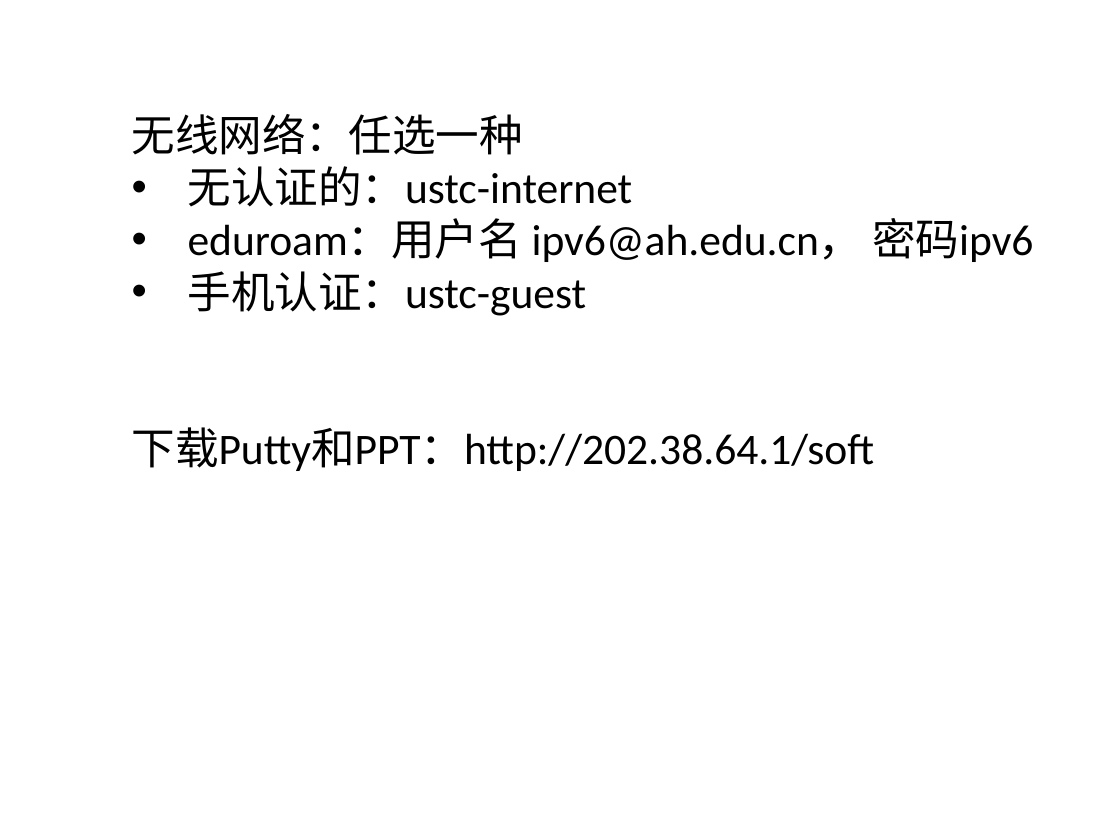
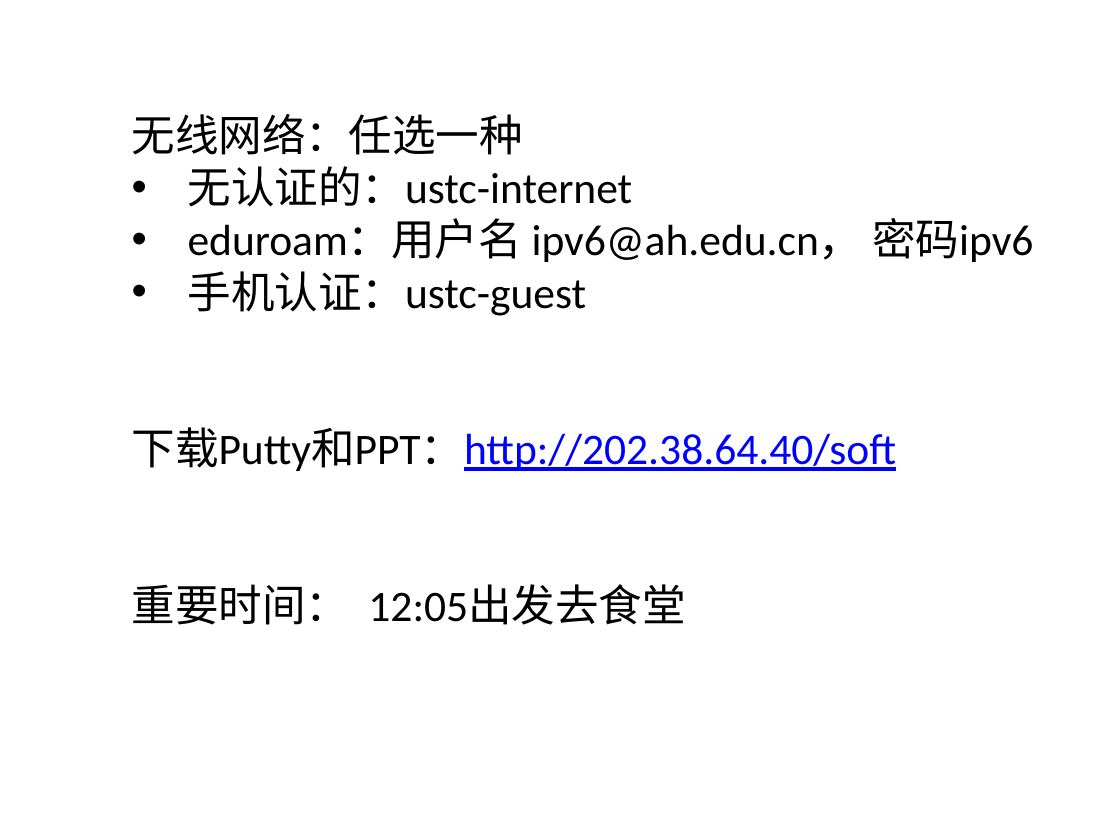
Before and after one commit to bg6cq/network-training, a slide deck: slide 1 of 准备.pptx. Drawn at 1120x840 pixels with LibreOffice and Linux fonts; fonts in the diff are those of the drawing. Boxes give left, top, right and bottom in pixels: in the first picture for what was removed or moved away, otherwise in the second. Text is boxed around its words. In the diff, an @@ line names an element or a change of style, - is before the commit and + after.

Commit message:
ipv6

```diff
--- a/准备.pptx
+++ b/准备.pptx
@@ text at <box>132,427,897,625</box>: text changed @@
-下载Putty和PPT：http://202.38.64.1/soft
+下载Putty和PPT：http://202.38.64.40/soft
+重要时间： 12:05出发去食堂
```
